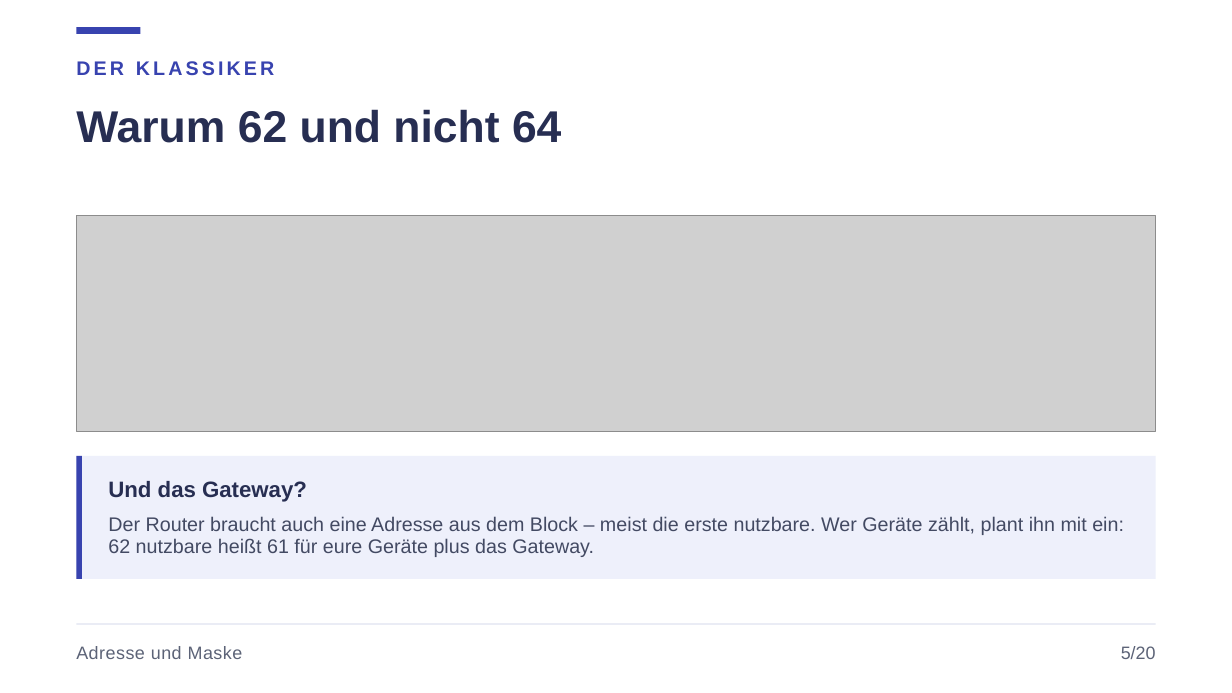
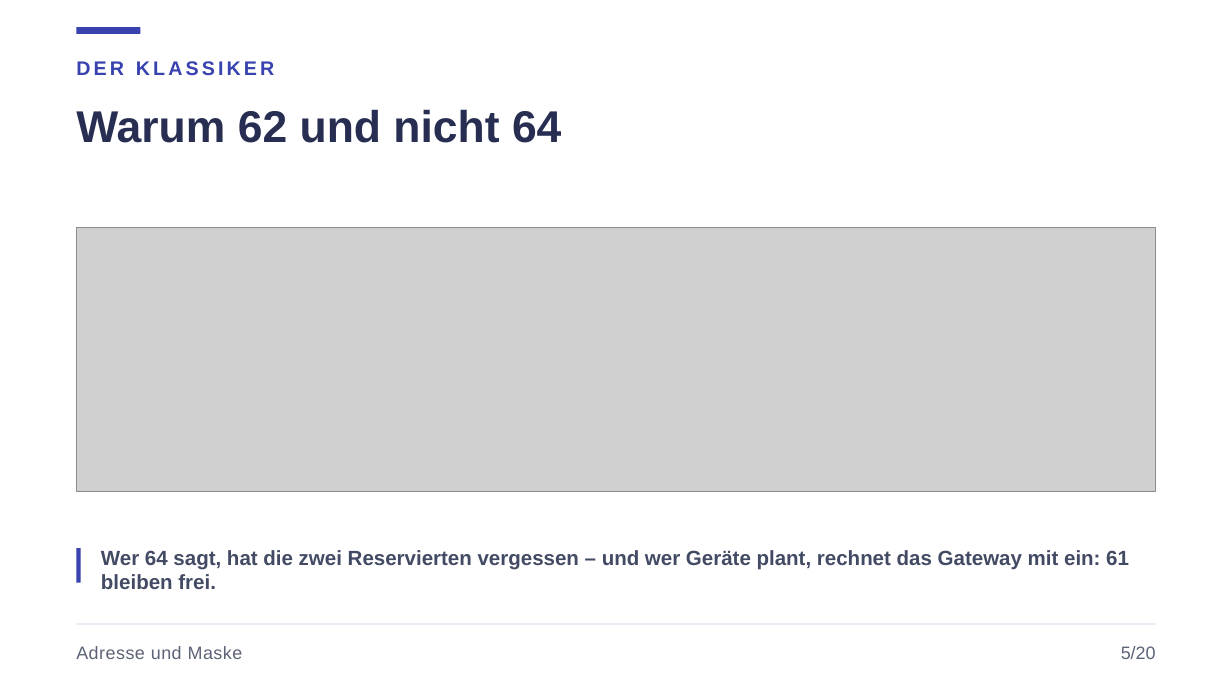
Before and after one commit to JacobMenge/kurs-unterlagen, a slide deck: slide 7 of folien/02-adressierung-subnetting-parallelkurs.pptx. Drawn at 1232x693 pixels with LibreOffice and Linux fonts; fonts in the diff are those of the drawing; grey boxes stand for pictures. Boxes give left, top, right and bottom in pixels: in the first picture for what was removed or moved away, otherwise in the second. Text is boxed around its words. In the diff, an @@ line names an element or a change of style, - is before the commit and + after.

Commit message:
folien: gateway im 26er-block sichtbar, rechnung als gleichung

```diff
--- a/folien/02-adressierung-subnetting-parallelkurs.pptx
+++ b/folien/02-adressierung-subnetting-parallelkurs.pptx
@@ picture: place and size @@
-picture at (76,216,1156,431)
+picture at (76,228,1156,492)
@@ rectangle removed at (76,456,1156,579) @@
@@ text removed at (108,481,307,502) @@
-Und das Gateway?
@@ rectangle: place and size @@
-rectangle at (76,456,81,579)
+rectangle at (76,548,81,583)
@@ text at (101,550,1129,589): text changed; size 11.5 to 12 pt; bold on @@
-Der Router braucht auch eine Adresse aus dem Block – meist die erste nutzbare. Wer Geräte zählt, plant ihn mit ein: 62 nutzbare heißt 61 für eure Geräte plus das Gateway.
+Wer 64 sagt, hat die zwei Reservierten vergessen – und wer Geräte plant, rechnet das Gateway mit ein: 61 bleiben frei.
@@ text "Wer 64 sagt, hat die ..." at (101,550,1129,589): vertical alignment top to middle @@
```
Also in this commit, not shown: 1 other file.
